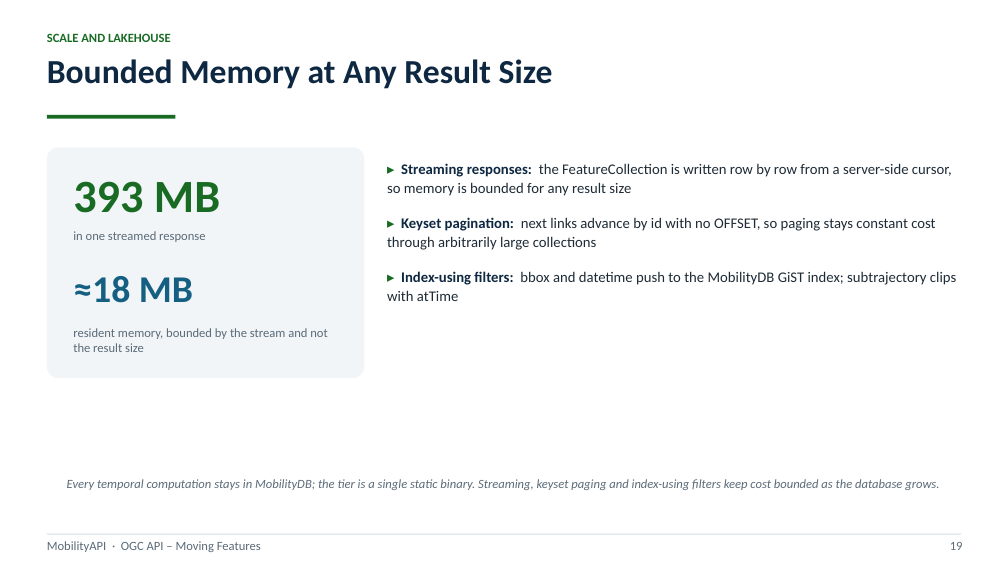
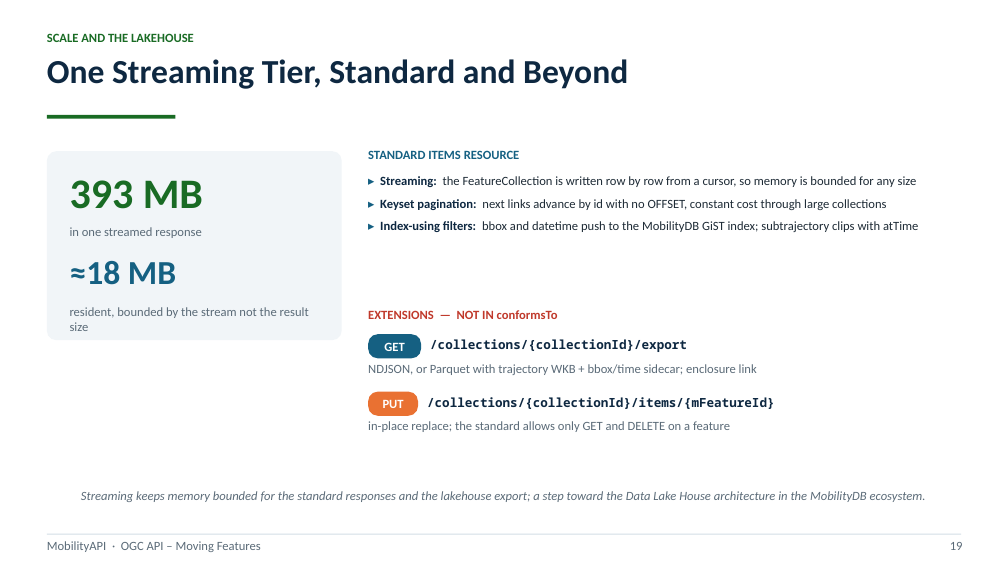
Before and after one commit to MobilityDB/MobilityAPI, a slide deck: slide 22 of MobilityAPIV5.pptx. Drawn at 1008x567 pixels with LibreOffice and Linux fonts; fonts in the diff are those of the drawing. Boxes give left, top, right and bottom in pixels: in the first picture for what was removed or moved away, otherwise in the second. Text is boxed around its words. In the diff, an @@ line names an element or a change of style, - is before the commit and + after.

Commit message:
V5 deck: full standard fields on backing slide, merge scale+lakehouse, polish
Backing-model slide now lists every OGC field for the Collection and
MovingFeature resources with its provenance (stored column, derived from the
tgeompoint, from the registry, constant, or generated), in a clean two-column
layout. The scale and extensions slides merge into one Scale and the lakehouse
slide that shows the bounded-memory figure once, the standard items resource on
top, and the export and in-place replace demarcated as not in conformsTo. The
architecture NO MEOS panel becomes short bullets. Future-work tags read Planned
with no trailing periods, and the acceleration request uses its full path.

```diff
--- a/MobilityAPIV5.pptx
+++ b/MobilityAPIV5.pptx
@@ text at (47,33,194,42): text changed @@
-SCALE AND LAKEHOUSE
+SCALE AND THE LAKEHOUSE
@@ text at (47,59,628,89): text changed @@
-Bounded Memory at Any Result Size
+One Streaming Tier, Standard and Beyond
@@ rounded rectangle: place and size @@
-rounded rectangle at (47,147,364,378)
+rounded rectangle at (47,151,342,340)
@@ text "393 MB" at (70,180,203,209): size 44 to 40 pt @@
@@ text "▸ Streaming: the FeatureCollection is ...": place and size @@
-text "▸ Streaming: the FeatureCollection is ..." at (387,163,956,301)
+text "▸ Streaming: the FeatureCollection is ..." at (380,176,918,232)
@@ text added at (368,150,520,159), 12 pt, text #156082, bold @@
+STANDARD ITEMS RESOURCE
@@ text at (380,176,917,210): text changed; size 14 to 12 pt @@
-▸ Streaming responses: the FeatureCollection is written row by row from a server-side cursor, so memory is bounded for any result size
-▸ Keyset pagination: next links advance by id with no OFFSET, so paging stays constant cost through arbitrarily large collections
+▸ Streaming: the FeatureCollection is written row by row from a cursor, so memory is bounded for any size
+▸ Keyset pagination: next links advance by id with no OFFSET, constant cost through large collections
@@ text "in one streamed response": place and size @@
-text "in one streamed response" at (73,231,205,242)
+text "in one streamed response" at (70,227,201,238)
@@ text at (380,221,918,232): size 14 to 12 pt in "▸ Index-using filters: bbox and datetime push ..."; text colour #196B24 to #156082 in "▸"; less space between paragraphs @@
@@ text "≈18 MB": place and size @@
-text "≈18 MB" at (73,276,193,303)
+text "≈18 MB" at (70,261,176,285)
@@ text "≈18 MB" at (70,261,176,285): size 36 to 32 pt @@
@@ text at (70,307,309,331): text changed @@
-resident memory, bounded by the stream and not the result size
+resident, bounded by the stream not the result size
@@ text added at (368,310,558,319), 12 pt, text #C0392B, bold @@
+EXTENSIONS — NOT IN conformsTo
@@ rounded rectangle added at (368,334,421,358), fill #156082, 12 pt, text #FFFFFF, bold @@
+GET
@@ text added at (430,339,687,352), 12 pt, text #0E2841, bold @@
+/collections/{collectionId}/export
@@ text added at (368,364,757,375), 12 pt, text #5B6B78 @@
+NDJSON, or Parquet with trajectory WKB + bbox/time sidecar; enclosure link
@@ rounded rectangle added at (368,392,418,416), fill #E97132, 12 pt, text #FFFFFF, bold @@
+PUT
@@ text added at (427,397,775,409), 12 pt, text #0E2841, bold @@
+/collections/{collectionId}/items/{mFeatureId}
@@ text added at (368,421,730,432), 12 pt, text #5B6B78 @@
+in-place replace; the standard allows only GET and DELETE on a feature
@@ text removed at (67,479,939,490) @@
-Every temporal computation stays in MobilityDB; the tier is a single static binary. Streaming, keyset paging and index-using filters keep cost bounded as the database grows.
@@ text added at (81,491,926,502), 12 pt, text #5B6B78, italic @@
+Streaming keeps memory bounded for the standard responses and the lakehouse export; a step toward the Data Lake House architecture in the MobilityDB ecosystem.
```
Also in this commit, not shown: 6 other slides changed, 1 slide removed, 1 other file.
